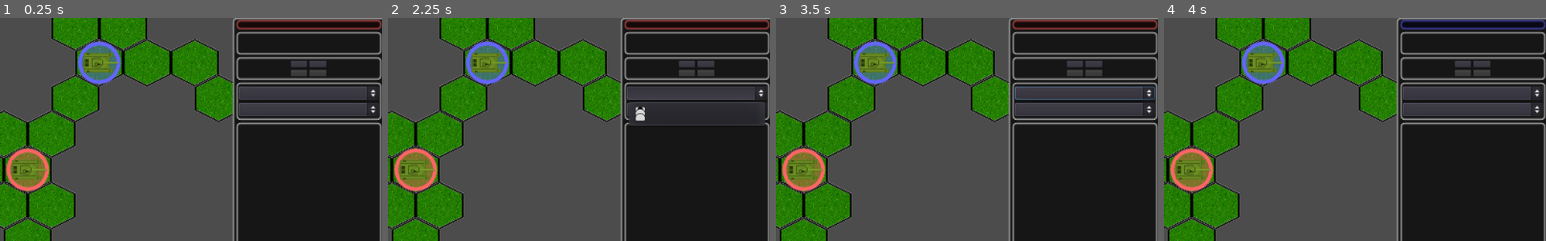
Above: before the commit, frames 1-4 (left to right).
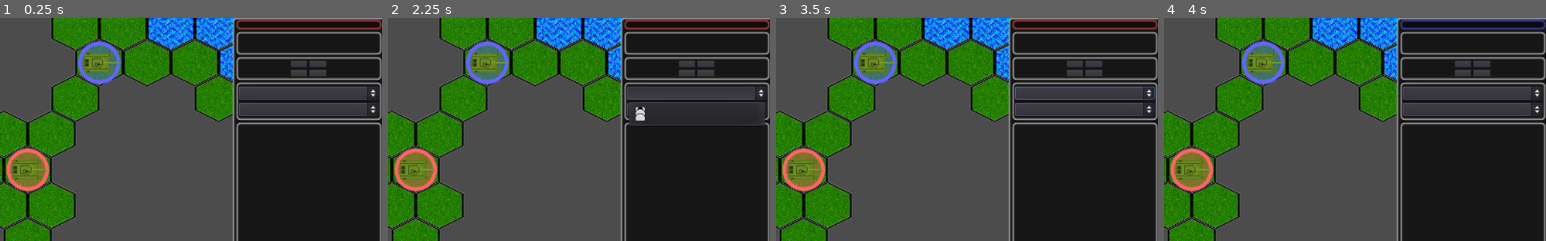
Above: after the commit, the same moments.

Repository: stefanos-86/HexGame
Game: Godot game, scene res://Scenes/HexMap.tscn
Two runs of this game, one before a commit and one after it. Both use one fixed random seed, a clock stepped at 60 frames per second and the inputs below.
Inputs:
- Up to frame 1 (0.25 s): no input
- Up to frame 2 (2.25 s): click "Artillery" at 0.5 s; click "Fire Smoke" at 1.25 s; click "Fire at will" at 2 s
- Up to frame 3 (3.5 s): click "Slow" at 2.75 s
- Up to frame 4 (4 s): click "End Turn" at 3.5 s
The pictures show only the part of the screen within x 50-100%, y 0-50%; the shares and areas given below are measured in that part.

The runs differ from the first frame. In frame 1, 3.3% of the frame differs, in the area x 38-62%, y 0-29%; in frame 2, 3.3%; in frame 3, 3.3%; in frame 4, 3.3%.

Commit message:
Restore the coordinate and terrain display in the new GUI.

Diff:
--- a/Scenes/Control.gd
+++ b/Scenes/Control.gd
@@ -12,6 +12,8 @@
 
 var selected_unit = null
 var animation_in_progress = false
+
+var last_hovered_cell = null
 
 func _ready():
   var root = get_tree().get_root()
@@ -53,12 +55,14 @@
     var corrected_mouse_position = get_global_mouse_position()
     # corrected_mouse_position = event.position
     var hit = terrain.detect_cell_under_mouse(corrected_mouse_position)
-    interface.describe_cell(hit)
-    if (selected_unit != null): # TODO ... and the current cell did not change
-      var target = terrain.what_is_at(hit)
-      if (target == null):
-        var planned_path = terrain.plot_unit_path(selected_unit, hit)
-        interface.plot_movement(planned_path)
+    if (last_hovered_cell != hit): # Change info when going out of the cell.
+      last_hovered_cell = hit
+      interface.describe_cell(hit)
+      if (selected_unit != null): # TODO ... and the current cell did not change
+        var target = terrain.what_is_at(hit)
+        if (target == null):
+          var planned_path = terrain.plot_unit_path(selected_unit, hit)
+          interface.plot_movement(planned_path)
 
   # What you do on a click will, eventually
   # depend on what is under the cursor and the status.
--- a/Scenes/HexMap.tscn
+++ b/Scenes/HexMap.tscn
@@ -25,7 +25,7 @@
 cell_tile_origin = 1
 centered_textures = true
 format = 1
-tile_data = PoolIntArray( -65523, 0, 0, -65522, 0, 0, 7, 0,  …(173 unchanged characters)… 51, 0, 0, 65552, 0, 0, 65553, 0, 0, 65555, 0, 0, 65560, 0, 0, 65561, 0, 0, 131076, 0 …(579 unchanged characters)…
+tile_data = PoolIntArray( -65523, 0, 0, -65522, 0, 0, 7, 0,  …(173 unchanged characters)… 51, 0, 0, 65552, 0, 0, 65553, 0, 0, 65554, 1, 0, 65555, 0, 0, 65556, 1, 0, 65557, 1, 0, 65558, 1, 0, 65559, 1, 0, 65560, 0, 0, 65561, 0, 0, 131076, 0 …(579 unchanged characters)…
 script = ExtResource( 4 )
 
 [node name="DebugSquare" type="Sprite" parent="Terrain"]
--- a/Scenes/Interface.gd
+++ b/Scenes/Interface.gd
@@ -32,15 +32,22 @@
   pan_up() # Ensure the camera gets re-positioned within the limits.
 
 
-func describe_cell(cell_coordinates):
-  var unit = terrain.what_is_at(cell_coordinates)
+func describe_cell(map_coordinates):
+  $CellCursor.position = terrain.cell_to_world(map_coordinates)
+
+  var terrain_type = terrain.terrain_type_at(map_coordinates)
+  var terrain_desc = "({0}, {1}) - {2}".format([map_coordinates.x, map_coordinates.y, terrain_type])
+  $Camera/L/Sidebar/Descriptions/VB/CellDescription.text = terrain_desc
+
+
+  var unit = terrain.what_is_at(map_coordinates)
 
   var unit_description = "No one is there."
   if unit != null:
     unit_description = str(unit.name) + " " + unit.unit_name
 
-  #$Camera/L/Sidebar/CellDescription.text = str(cell_coordinates) + " " + unit_description
-  $CellCursor.position = terrain.cell_to_world(cell_coordinates)
+  #$Camera/L/Sidebar/CellDescription.text = str(map_coordinates) + " " + unit_description
+
 
 
 func mark_as_selected(unit):
--- a/Scenes/Terrain.gd
+++ b/Scenes/Terrain.gd
@@ -9,14 +9,16 @@
 class TerrainStats:
   const impassable = -1
   var base_movement_cost
-
-  func _init(movement_cost):
+  var terrain_name
+
+  func _init(movement_cost, name):
     base_movement_cost = movement_cost
+    terrain_name = name
 
 # The keys are the tiles indexes.
 var tiles_db = {
-  0: TerrainStats.new(1), # Open terrain costs 1 movement point.
-  1: TerrainStats.new(TerrainStats.impassable)  # Water is impassable.
+  0: TerrainStats.new(1, "open grassland"), # Open terrain costs 1 movement point.
+  1: TerrainStats.new(TerrainStats.impassable, "deep water")  # Water is impassable.
  }
 
 # I am not sure if this can easily handle the complex movement
@@ -40,6 +42,7 @@
 func _ready():
   fill_navigation_info()
   compute_bounding_box()
+
 
 func compute_bounding_box():
   # get_used_rect returns something I don't fully get.
@@ -56,7 +59,6 @@
 
   $DebugSquare.scale = size_wc / 64
   $DebugSquare.position = pos_wc
-  print ($DebugSquare.position)
 
 # Set the object at the given position and tells you
 # where in the world it ended up.
@@ -124,6 +126,12 @@
       return coordinate
   return null
 
+func terrain_type_at(map_coordinate):
+  var cell_type = get_cellv(map_coordinate)
+  if (cell_type < 0):
+    return "no terrain"
+  return tiles_db[cell_type].terrain_name
+
 func fill_navigation_info():
   var max_map_size = 30
   var cell_id = 0
